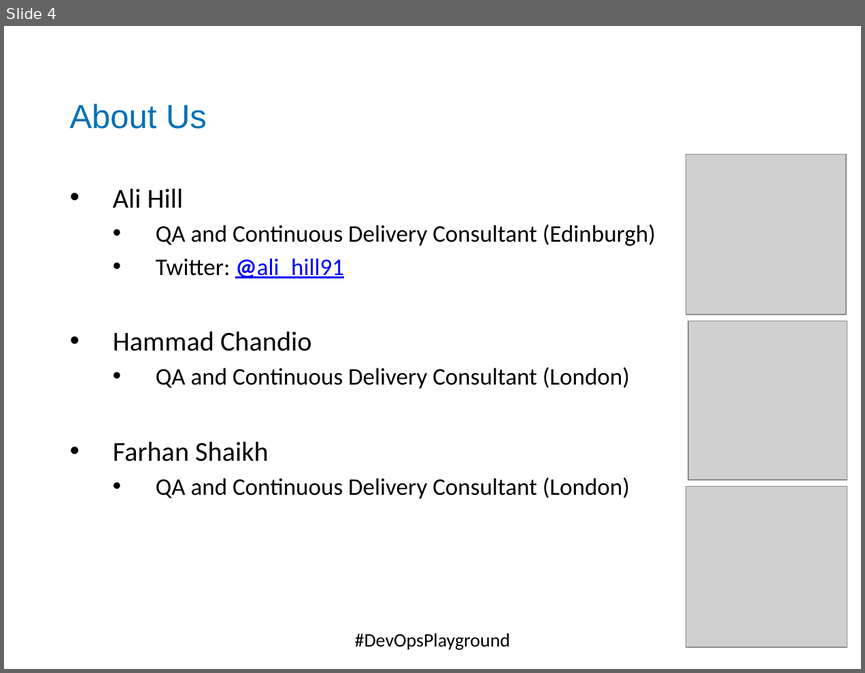
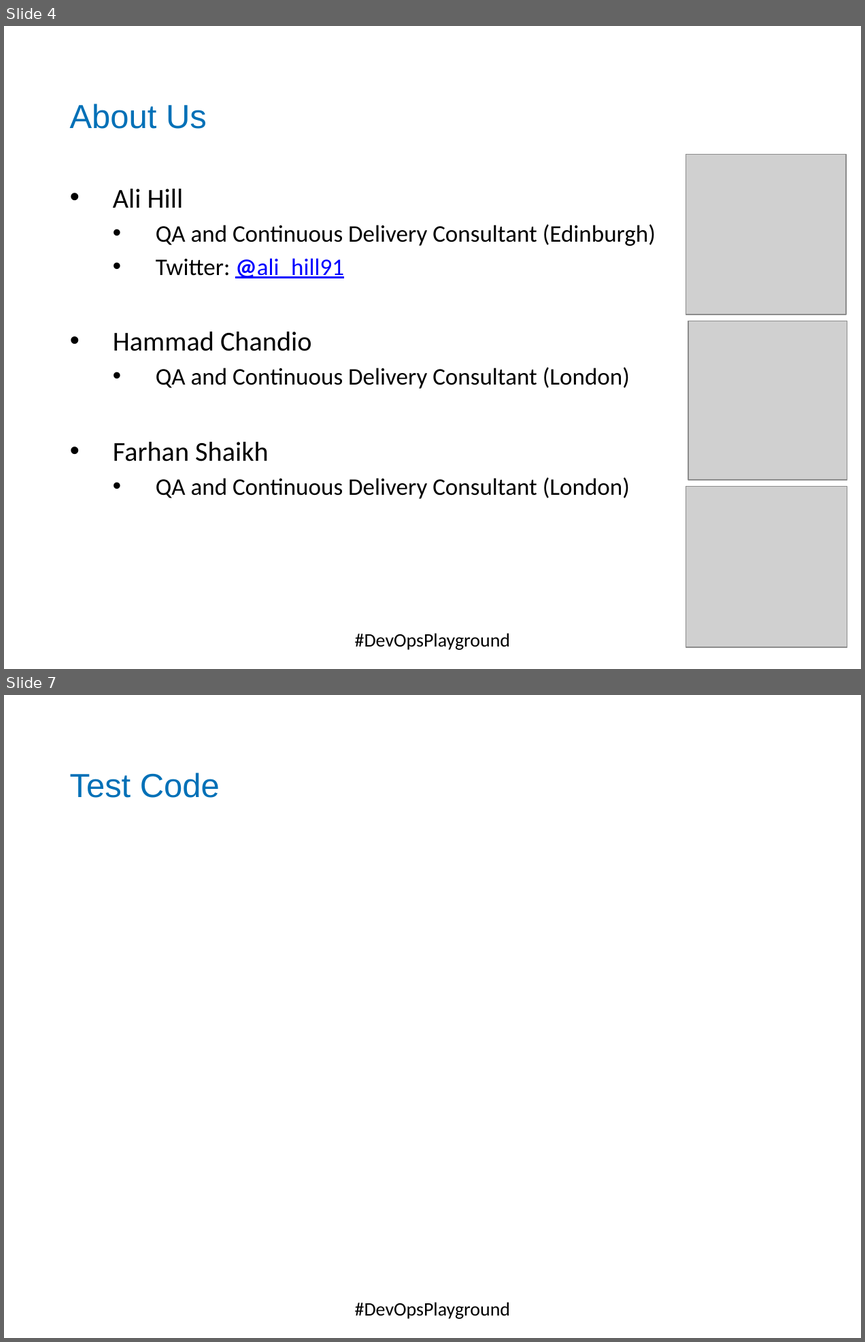
Before and after one commit to DevOpsPlayground/Hands-on-with-Continuous-Testing-using-Jenkins-and-Zalenium, a slide deck: ZaleniumJenkins.pptx. Shown one above the other, each under a label of ours: slide 4 before the commit, slides 4 and 7 after it; the slides between them are not shown. The pictures are 865x673 and 865x1342 pixels, drawn with LibreOffice and Linux fonts; fonts in the diff are those of the drawing; grey boxes stand for pictures; background and template pictures are left out. Boxes give left, top, right and bottom in pixels: in the first picture for what was removed or moved away, otherwise in the second. Text is boxed around its words. In the diff, an @@ line names an element or a change of style, - is before the commit and + after.

```diff
--- a/ZaleniumJenkins.pptx
+++ b/ZaleniumJenkins.pptx
@@ slide 7 added at [4, 695, 861, 1338], background #FFFFFF; not listed: 1 template element that a slide beside it also shows @@
@@ text added at [70, 773, 220, 798], 28 pt, text #0070B7 @@
+Test Code
@@ text added at [355, 1302, 510, 1319], 16 pt, text #000000 @@
+#DevOpsPlayground
```
Also in this commit, not shown: 4 slides changed, 3 other slides added, 8 slides removed, 2 other files.
